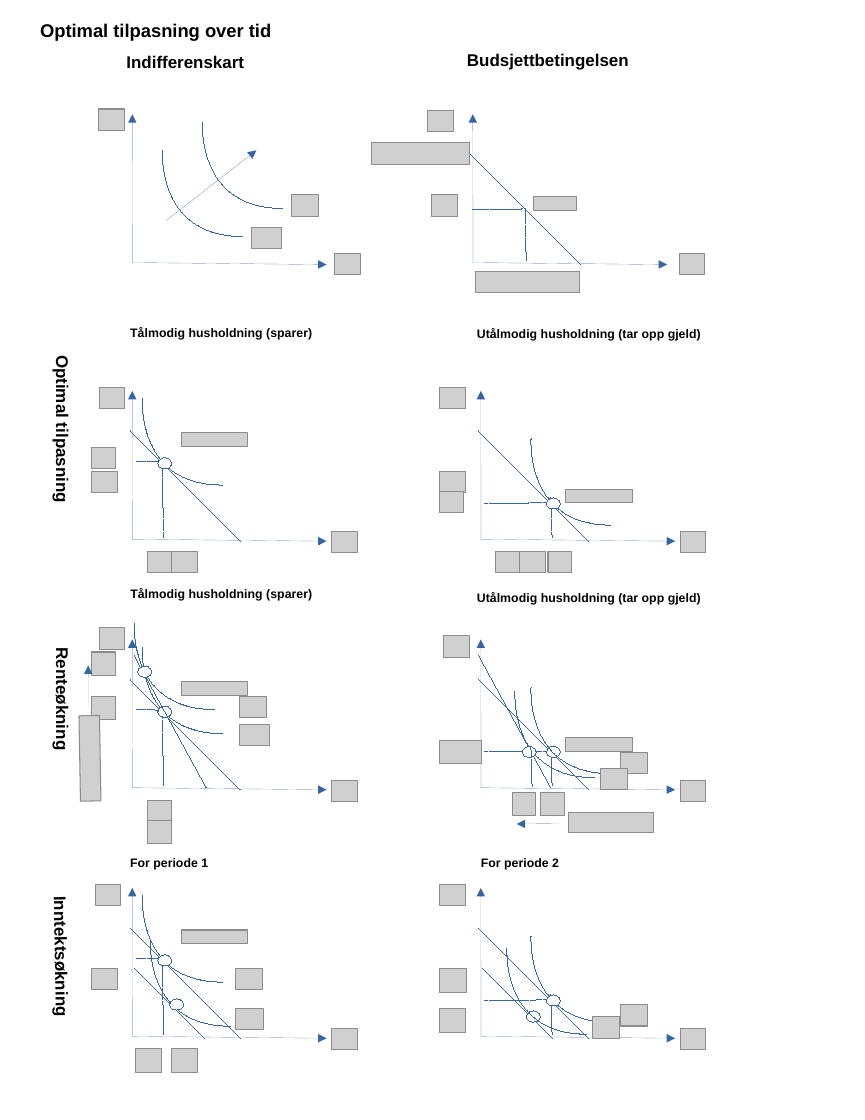
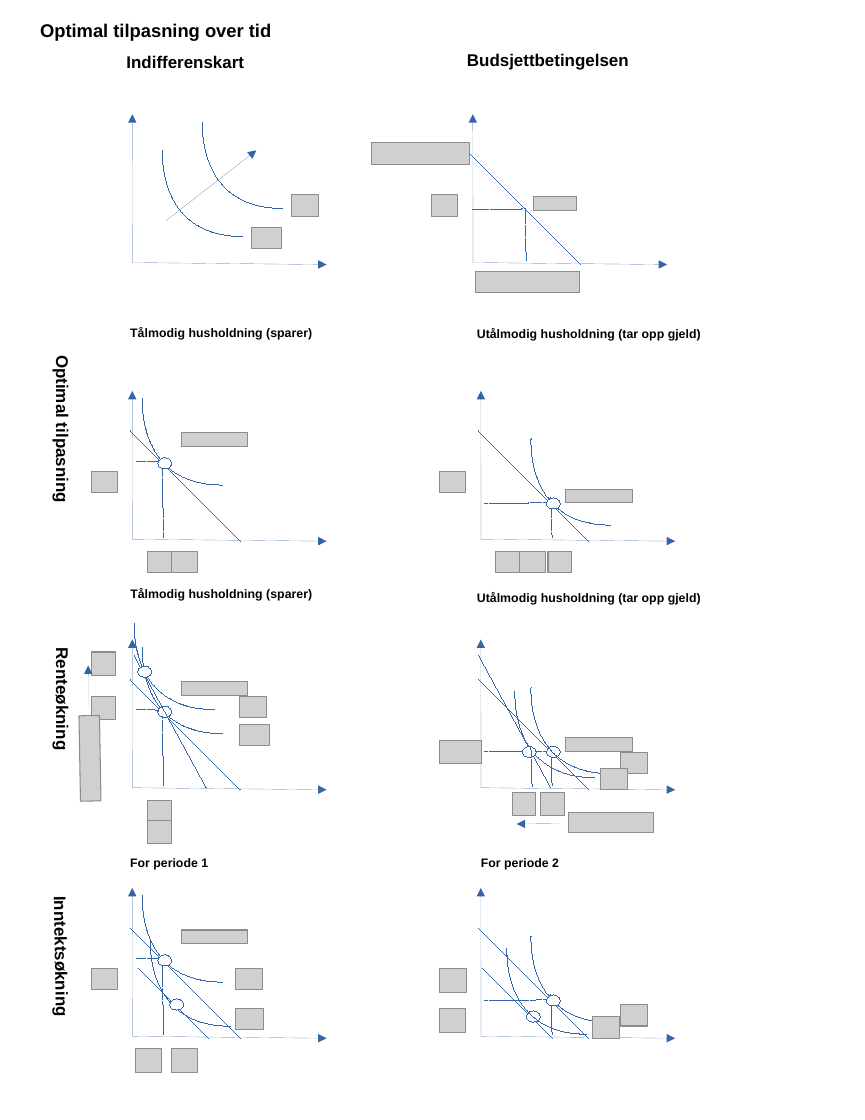
Before and after one commit to joernih/SFB10816Mikrooekonomi, a slide deck: slide 16 of forelesninger/drawio/alle_halden7.odp. Drawn at 865x1120 pixels with LibreOffice and Linux fonts; fonts in the diff are those of the drawing; grey boxes stand for pictures; background and template pictures are left out. Boxes give left, top, right and bottom in pixels: in the first picture for what was removed or moved away, otherwise in the second. Text is boxed around its words. In the diff, an @@ line names an element or a change of style, - is before the commit and + after.

```diff
--- a/forelesninger/drawio/alle_halden7.odp
+++ b/forelesninger/drawio/alle_halden7.odp
@@ picture removed at (99,109,124,130) @@
@@ picture removed at (427,111,453,132) @@
@@ picture removed at (335,253,360,275) @@
@@ picture removed at (680,253,705,275) @@
@@ picture removed at (100,387,125,408) @@
@@ picture removed at (440,387,465,408) @@
@@ picture removed at (92,448,116,469) @@
@@ picture removed at (440,492,464,513) @@
@@ picture removed at (332,531,357,553) @@
@@ picture removed at (680,531,705,553) @@
@@ picture removed at (100,628,125,649) @@
@@ picture removed at (444,636,469,657) @@
@@ picture removed at (332,780,357,801) @@
@@ picture removed at (680,780,705,801) @@
@@ picture removed at (96,884,121,906) @@
@@ picture removed at (440,884,465,906) @@
@@ line moved from (134, 968) - (205, 1038) to (138, 968) - (209, 1038) @@
@@ picture removed at (332,1028,357,1049) @@
@@ picture removed at (680,1028,705,1049) @@
```
Also in this commit, not shown: 38 other files.
